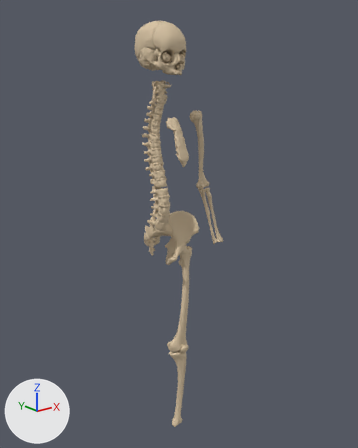
Two versions of the glTF model src/content/anatomy/modelos/huesos-regiones.glb, one commit apart.
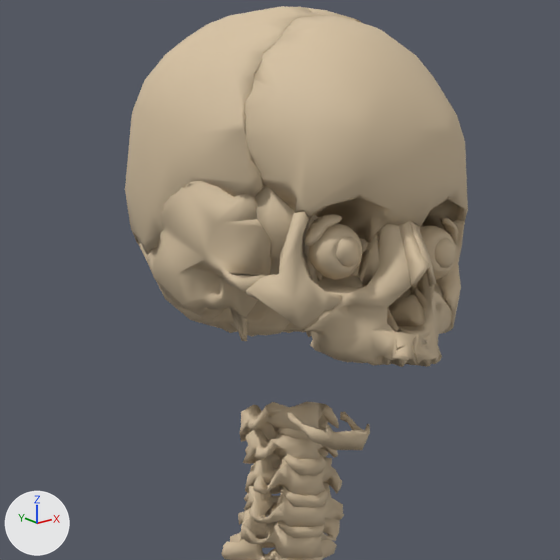
The first picture shows the older version from a 50 mm lens placed at (-1.06, -1.505, 1.49), pointed at (0.099, -0.056, 0.911). The close-ups show the older and then the newer version on the part from 32% to 56% of the width and 4% to 23% of the height of that picture. Only the edits that show in the close-ups are written down. Lighting does not change. The marker at lower left points along +X, +Y and +Z. Where no turn or scale is listed for an object, it has been applied to the vertices.

The scene before the commit, as lines of its bpy script (objects in view):
```python
me_skull__frontal = bpy.data.meshes.new('skull__frontal')
me_skull__frontal.from_pydata(...)  # 671 vertices, 1190 faces; spans x -0.0633..0.0624, y -0.1772..-0.1066, z 1.5267..1.636
me_skull__frontal.materials.append(mat_warm_cortical_ivory)  # beige #d7c2a2
me_skull__parietales = bpy.data.meshes.new('skull__parietales')
me_skull__parietales.from_pydata(...)  # 1095 vertices, 1951 faces; spans x -0.076..0.075, y -0.132..0.015, z 1.524..1.642
me_skull__parietales.materials.append(mat_warm_cortical_ivory)  # beige #d7c2a2
me_skull__temporales = bpy.data.meshes.new('skull__temporales')
me_skull__temporales.from_pydata(...)  # 527 vertices, 975 faces; spans x -0.0738..0.0724, y -0.1338..-0.0349, z 1.4818..1.5576
me_skull__temporales.materials.append(mat_warm_cortical_ivory)  # beige #d7c2a2
ob_skull__frontal = bpy.data.objects.new('skull__frontal', me_skull__frontal)
ob_skull__frontal.location = (0.0, 0.0, 0.0)
ob_skull__parietales = bpy.data.objects.new('skull__parietales', me_skull__parietales)
ob_skull__parietales.location = (0.0, 0.0, 0.0)
ob_skull__temporales = bpy.data.objects.new('skull__temporales', me_skull__temporales)
ob_skull__temporales.location = (0.0, 0.0, 0.0)
# also in view: 'spine__toracica' at (-0.001, -0.051, 1.219); 'skull__maxilares' at (-0.001, -0.155, 1.505); 'skull__cigomaticos' at (-0.001, -0.142, 1.514); 'skull__occipital' at (-0.001, -0.042, 1.537); 'spine__cervical' at (-0.001, -0.057, 1.409)
```
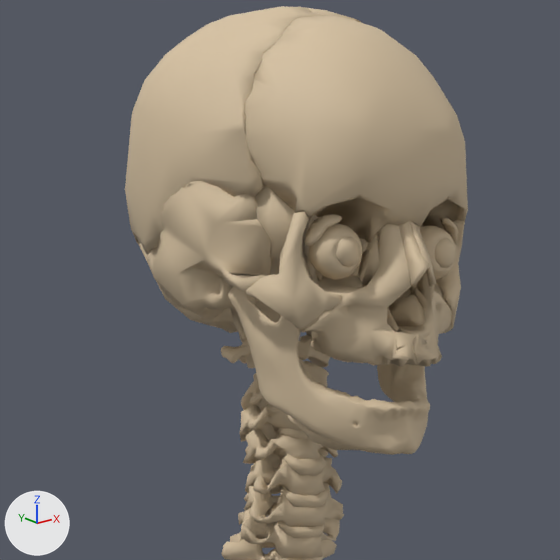
Boxes [x1, y1, x2, y2] around the edits, measured in the close-ups (560 x 560 px):
'skull__mandibula', added (beige): after [228, 287, 430, 455]
'spine__atlas', added (beige): after [221, 335, 330, 368]
'spine__axis', added (beige): after [241, 358, 329, 411]

The edits, one by one:
Mesh me_spine__axis is new.
It has 1140 vertices, 2288 faces and spans x -0.026..0.0246, y -0.0865..-0.0367, z 1.4393..1.4844.
It uses material mat_warm_cortical_ivory (beige #d7c2a2).
Mesh me_spine__atlas is new.
It has 1043 vertices, 2094 faces and spans x -0.0414..0.0402, y -0.0876..-0.0406, z 1.4683..1.4875.
It uses material mat_warm_cortical_ivory (beige #d7c2a2).
Mesh me_skull__mandibula is new.
It has 2252 vertices, 4500 faces and spans x -0.0538..0.0526, y -0.1738..-0.0899, z 1.4277..1.5122.
It uses material mat_warm_cortical_ivory (beige #d7c2a2).
Object 'spine__axis' (ob_spine__axis) is new; it shows me_spine__axis.
Its location is (0.0, 0.0, 0.0).
Object 'spine__atlas' (ob_spine__atlas) is new; it shows me_spine__atlas.
Its location is (0.0, 0.0, 0.0).
Object 'skull__mandibula' (ob_skull__mandibula) is new; it shows me_skull__mandibula.
Its location is (0.0, 0.0, 0.0).
